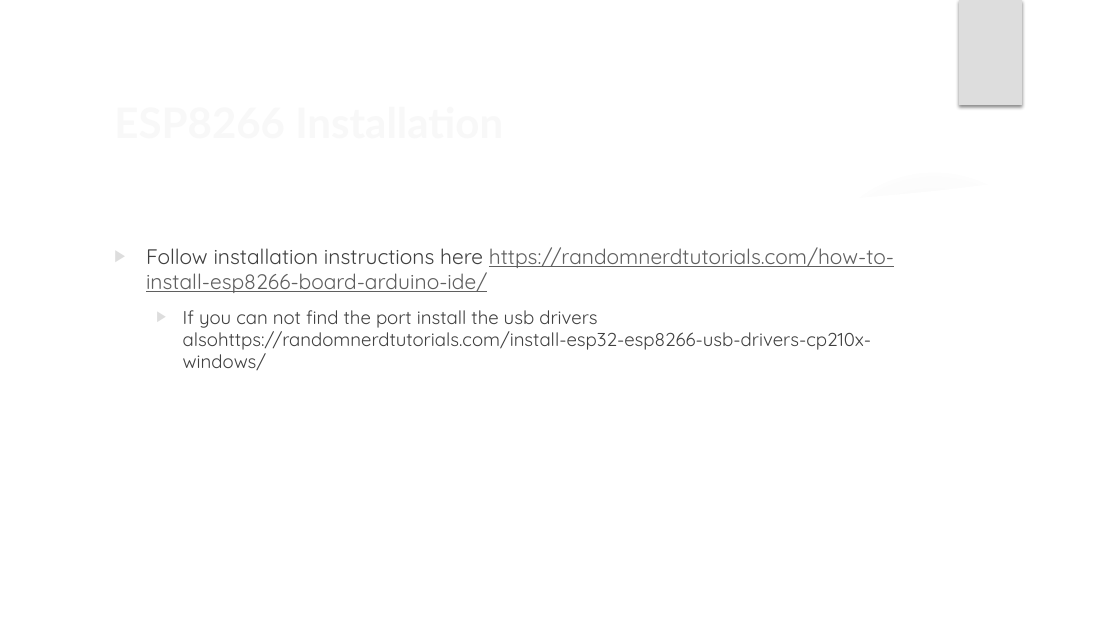
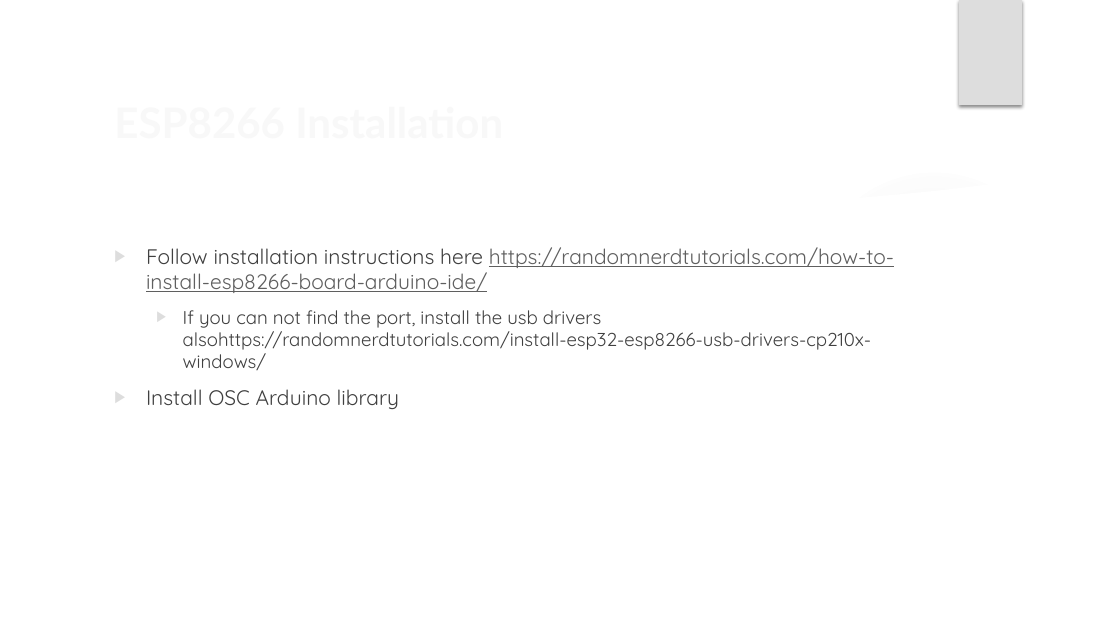
Before and after one commit to Rauleal/TouchDesigner_Bauhaus_workshop, a slide deck: slide 17 of Sensors_Osc Workshop/Workshop_presentation.pptx (slide 9 before the commit). Drawn at 1120x630 pixels with LibreOffice and Linux fonts; fonts in the diff are those of the drawing; background and template pictures are left out. Boxes give left, top, right and bottom in pixels: in the first picture for what was removed or moved away, otherwise in the second. Text is boxed around its words. In the diff, an @@ line names an element or a change of style, - is before the commit and + after.

```diff
--- a/Sensors_Osc Workshop/Workshop_presentation.pptx
+++ b/Sensors_Osc Workshop/Workshop_presentation.pptx
@@ text at [146, 310, 871, 409]: text changed @@
-  ▶ If you can not find the port install the usb drivers alsohttps://randomnerdtutorials.com/install-esp32-esp8266-usb-drivers-cp210x-windows/
+  ▶ If you can not find the port, install the usb drivers alsohttps://randomnerdtutorials.com/install-esp32-esp8266-usb-drivers-cp210x-windows/
+▶ Install OSC Arduino library
```
Also in this commit, not shown: 4 other slides changed, 10 slides added, 1 slide removed, 38 other files.
